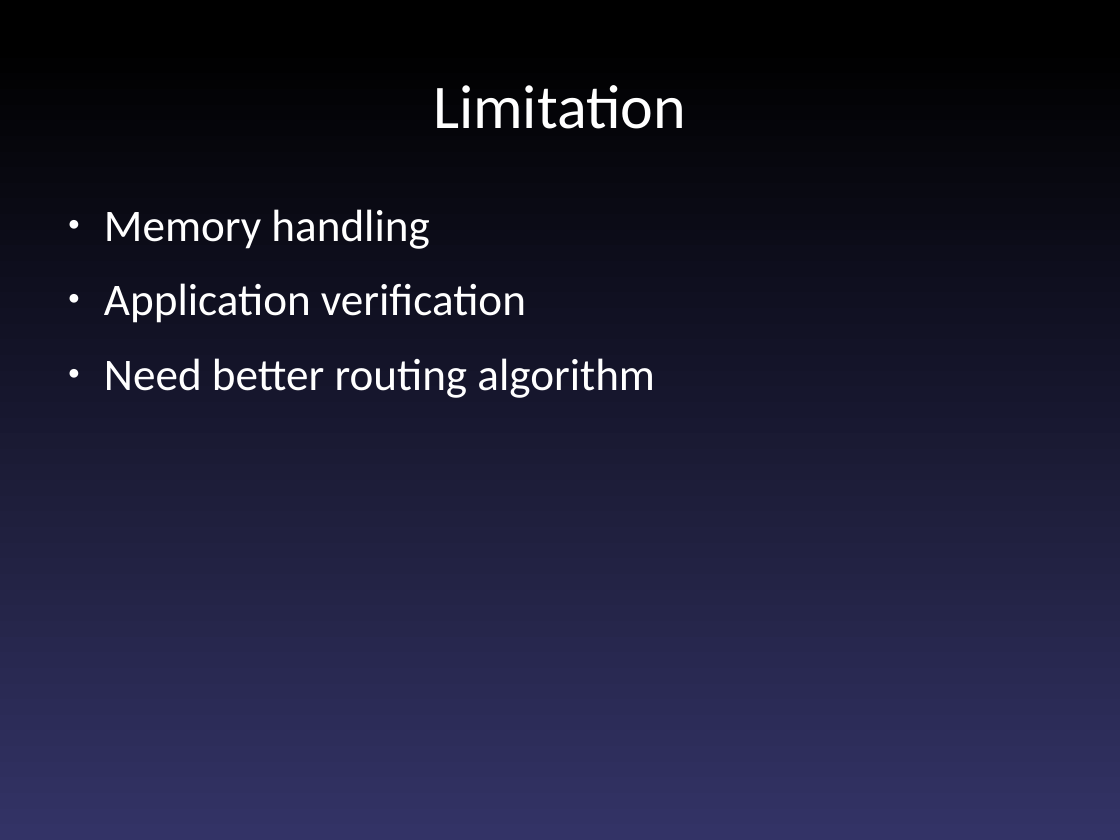
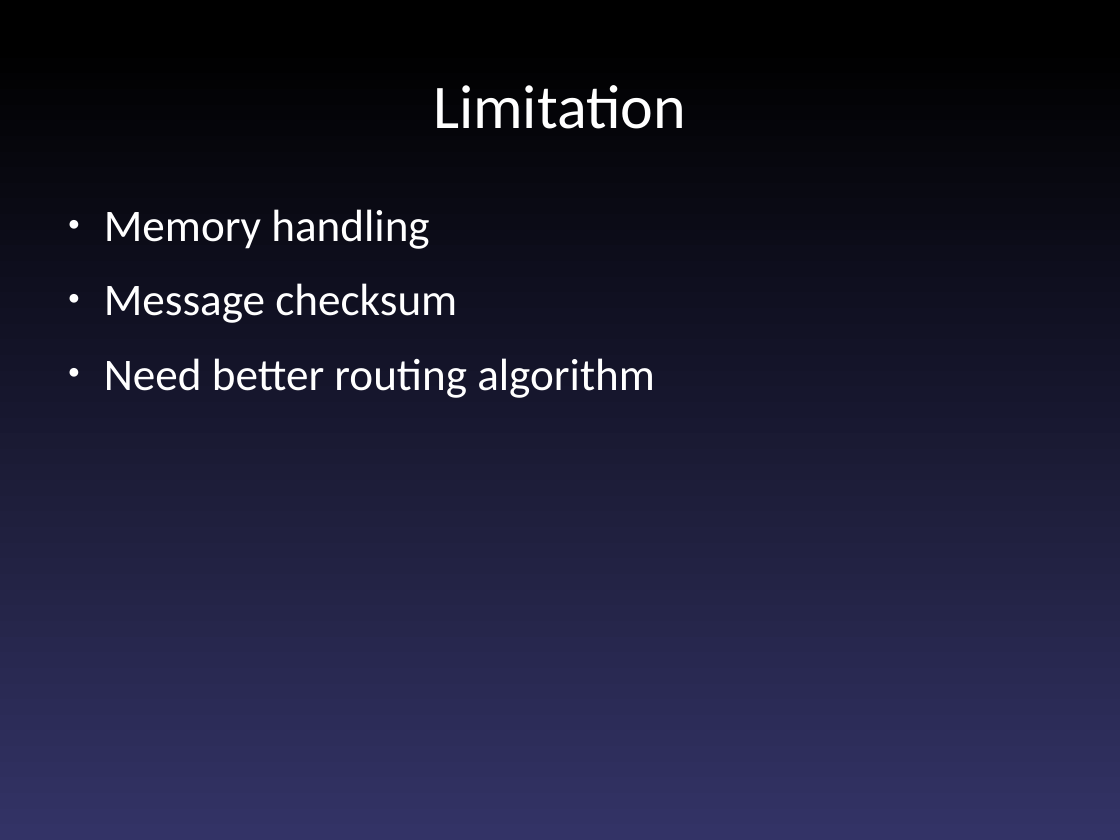
Before and after one commit to fajran/luaspot, a slide deck: slide 12 of doc/presentation/Scriptable Sensor Network.odp. Drawn at 1120x840 pixels with LibreOffice and Linux fonts; fonts in the diff are those of the drawing. Boxes give left, top, right and bottom in pixels: in the first picture for what was removed or moved away, otherwise in the second. Text is boxed around its words. In the diff, an @@ line names an element or a change of style, - is before the commit and + after.

```diff
--- a/doc/presentation/Scriptable Sensor Network.odp
+++ b/doc/presentation/Scriptable Sensor Network.odp
@@ text at [104, 283, 457, 323]: text changed @@
-● Application verification
+● Message checksum
```
Also in this commit, not shown: 10 other slides changed.
